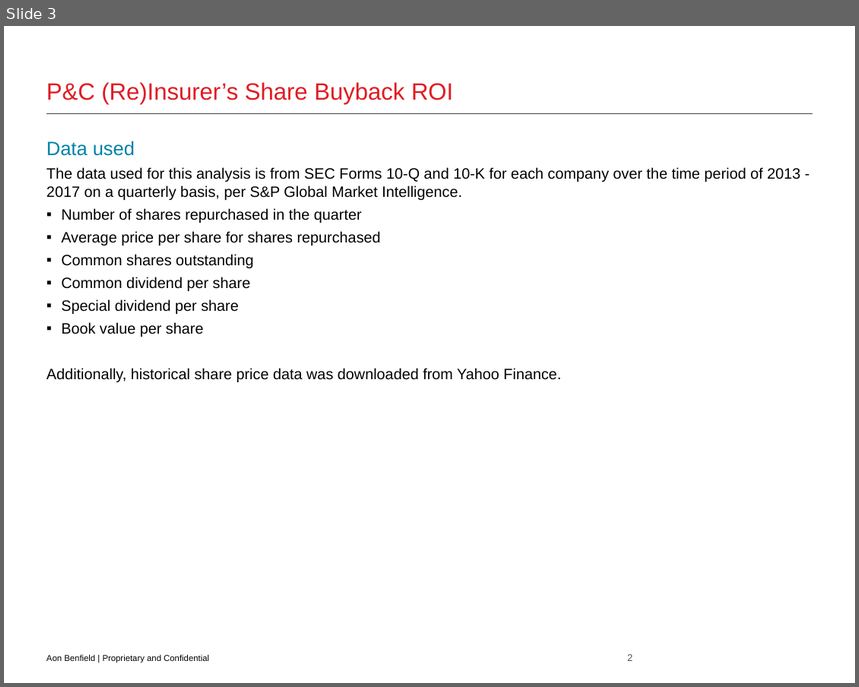
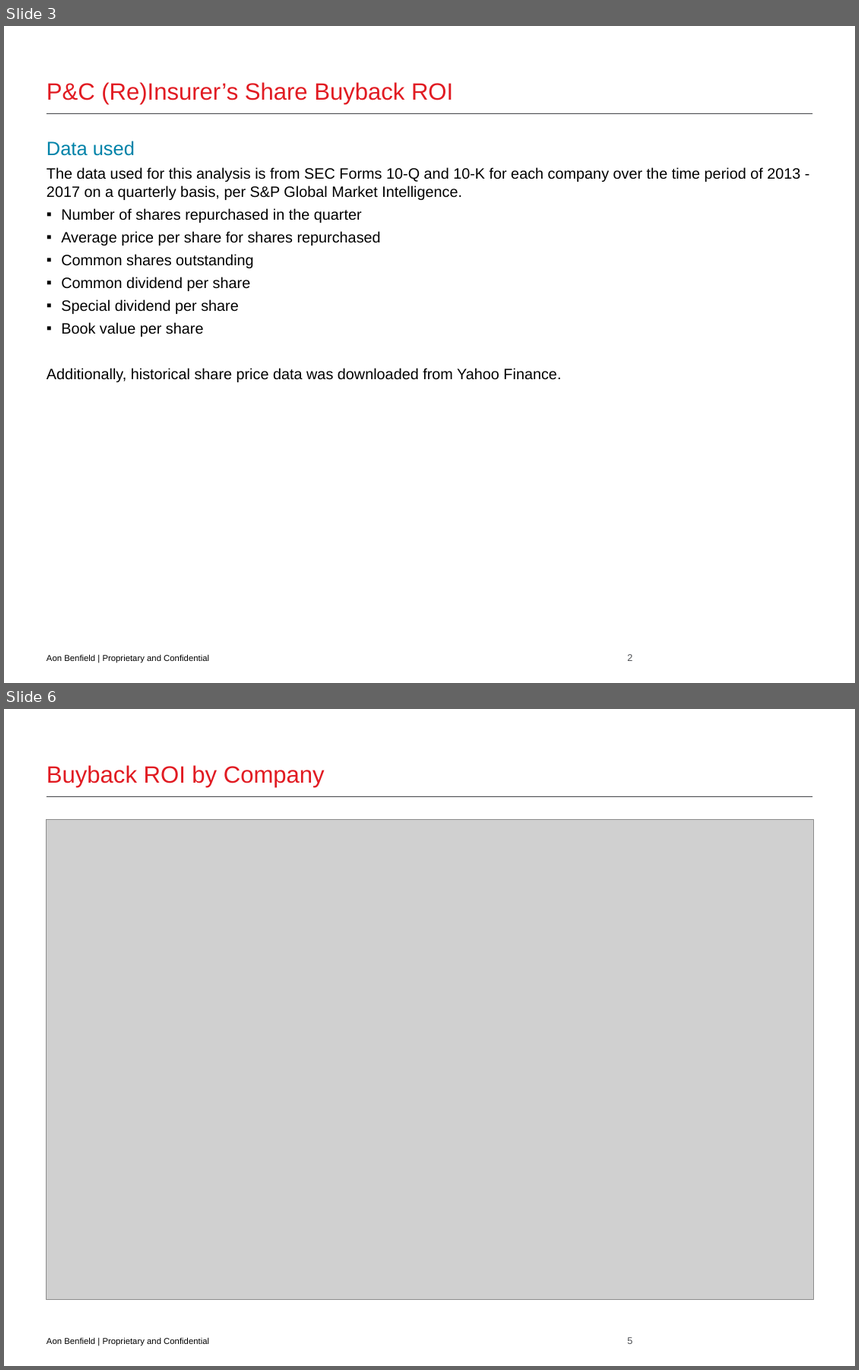
Before and after one commit to problemofpoints/buybackmath, a slide deck: share_buyback_roi2.pptx. Shown one above the other, each under a label of ours: slide 3 before the commit, slides 3 and 6 after it; the slides between them are not shown. The pictures are 859x687 and 859x1370 pixels, drawn with LibreOffice and Linux fonts; fonts in the diff are those of the drawing; grey boxes stand for pictures; background and template pictures are left out. Boxes give left, top, right and bottom in pixels: in the first picture for what was removed or moved away, otherwise in the second. Text is boxed around its words. In the diff, an @@ line names an element or a change of style, - is before the commit and + after.

```diff
--- a/share_buyback_roi2.pptx
+++ b/share_buyback_roi2.pptx
@@ slide 6 added at [4, 709, 855, 1366], background #FFFFFF; not listed: 3 template elements that a slide beside it also shows @@
@@ title added at [47, 765, 325, 788], 22 pt, text #E11B22 @@
+Buyback ROI by Company
@@ picture added at [47, 820, 814, 1301] @@
```
Also in this commit, not shown: 1 slide changed, 2 other slides added, 1 slide removed, 1 other file.
